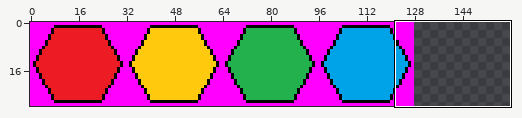
Edited in one commit: sprite sheet (Hexout/Hexout/assets/textures/tiles.png). The picture above shows the old version from afar; the outline marks the close-up.
Close-up. The starting point:
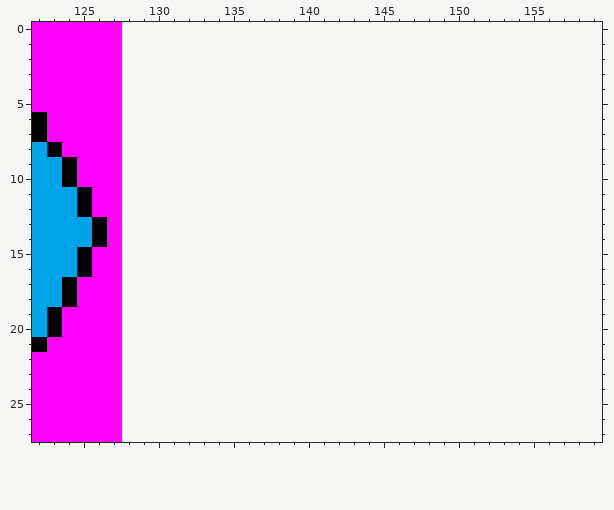
The file is 128x28 pixels. Shown: x 122..159, y 0..27. The old version is drawn lined up with the new one, on the new canvas.
Now the later version:
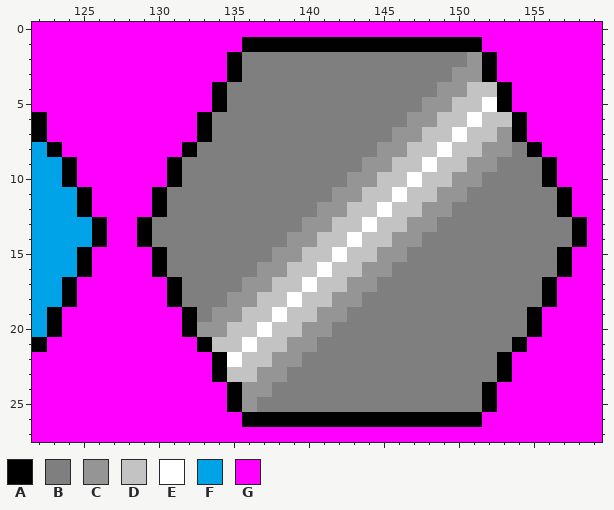
Palette (. is transparent): A #000000  B #7f7f7f  C #959595  D #c3c3c3  E #ffffff  F #00a2e8  G #ff00ff
Change:
canvas 128x28 -> 160x28
Changed rows in their new state; - is an unchanged pixel.
first column x 128:
 0 GGGGGGGGGGGGGGGGGGGGGGGGGGGGGGGG
 1 GGGGGGGGAAAAAAAAAAAAAAAAGGGGGGGG
 2 GGGGGGGABBBBBBBBBBBBBBBCAGGGGGGG
 3 GGGGGGGABBBBBBBBBBBBBBCCAGGGGGGG
 4 GGGGGGABBBBBBBBBBBBBBCCDDAGGGGGG
 5 GGGGGGABBBBBBBBBBBBBCCDDEAGGGGGG
 6 GGGGGABBBBBBBBBBBBBCCDDEDDAGGGGG
 7 GGGGGABBBBBBBBBBBBCCDDEDDCAGGGGG
 8 GGGGABBBBBBBBBBBBCCDDEDDCCBAGGGG
 9 GGGABBBBBBBBBBBBCCDDEDDCCBBBAGGG
10 GGGABBBBBBBBBBBCCDDEDDCCBBBBAGGG
11 GGABBBBBBBBBBBCCDDEDDCCBBBBBBAGG
12 GGABBBBBBBBBBCCDDEDDCCBBBBBBBAGG
13 GABBBBBBBBBBCCDDEDDCCBBBBBBBBBAG
14 GABBBBBBBBBCCDDEDDCCBBBBBBBBBBAG
15 GGABBBBBBBCCDDEDDCCBBBBBBBBBBAGG
16 GGABBBBBBCCDDEDDCCBBBBBBBBBBBAGG
17 GGGABBBBCCDDEDDCCBBBBBBBBBBBAGGG
18 GGGABBBCCDDEDDCCBBBBBBBBBBBBAGGG
19 GGGGABCCDDEDDCCBBBBBBBBBBBBAGGGG
20 GGGGACCDDEDDCCBBBBBBBBBBBBBAGGGG
21 GGGGGADDEDDCCBBBBBBBBBBBBBAGGGGG
22 GGGGGGAEDDCCBBBBBBBBBBBBBAGGGGGG
23 GGGGGGADDCCBBBBBBBBBBBBBBAGGGGGG
24 GGGGGGGACCBBBBBBBBBBBBBBAGGGGGGG
25 GGGGGGGACBBBBBBBBBBBBBBBAGGGGGGG
26 GGGGGGGGAAAAAAAAAAAAAAAAGGGGGGGG
27 GGGGGGGGGGGGGGGGGGGGGGGGGGGGGGGG
Pixel boxes of the changes (left, top, right, bottom) in both close-ups:
added: (122, 22, 602, 442)
